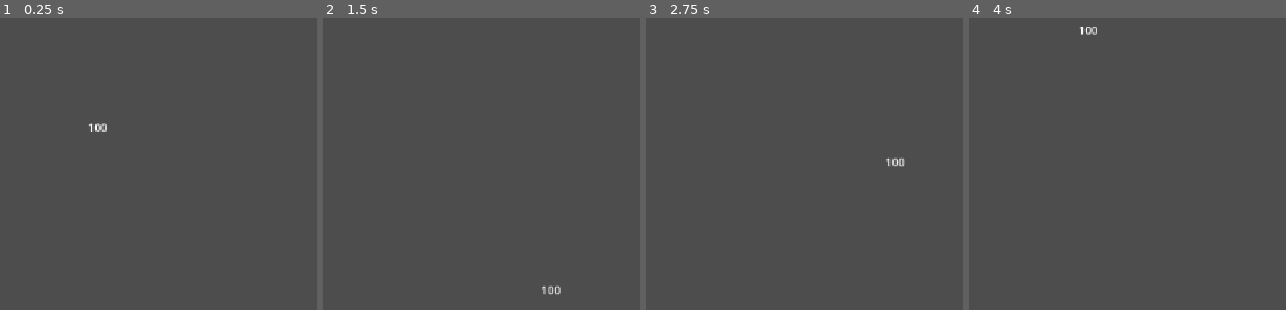
Above: before the commit, frames 1-4 (left to right).
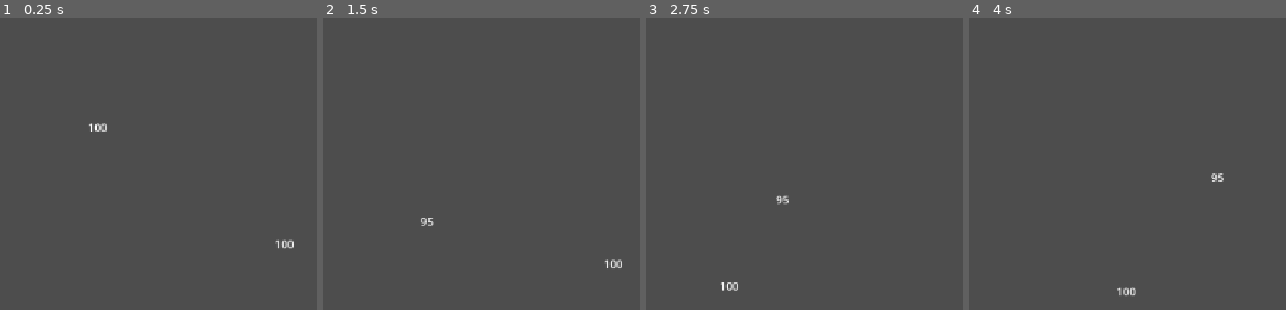
Above: after the commit, the same moments.

Repository: akiiris/ball-duels
Game: Godot game, scene res://scenes/main.tscn
Two runs of this game, one before a commit and one after it. Both use one fixed random seed, a clock stepped at 60 frames per second and the inputs below.
Inputs:
- Up to frame 1 (0.25 s): no input
- Up to frame 2 (1.5 s): no input
- Up to frame 3 (2.75 s): no input
- Up to frame 4 (4 s): no input

The runs differ from the first frame. In frame 1, 0.1% of the frame differs, in the area x 86-93%, y 75-80%; in frame 2, 0.3%; in frame 3, 0.3%, in the area x 23-82%, y 47-94%; in frame 4, 0.3%.

Commit message:
Add ball that does damage on contact

Diff:
--- a/scenes/ball/ball.gd
+++ b/scenes/ball/ball.gd
@@ -1,3 +1,4 @@
+class_name Ball
 extends CharacterBody2D
 
 var speed: float = 4.0
@@ -16,6 +17,13 @@
 	var collision_info: KinematicCollision2D = move_and_collide(movement_vector)
 	if collision_info:
 		movement_vector = movement_vector.bounce(collision_info.get_normal())
+		var collider = collision_info.get_collider()
+		if collider is Ball:
+			ball_collision(collider)
+
+
+func ball_collision(other_ball: Ball):
+	pass
 
 
 func update_health_text() -> void:
--- a/scenes/ball/ball.tscn
+++ b/scenes/ball/ball.tscn
@@ -3,10 +3,11 @@
 [ext_resource type="Script" uid="uid://dmyhiru1a17tt" path="res://scenes/ball/ball.gd" id="1_oqv3d"]
 
 [sub_resource type="CircleShape2D" id="CircleShape2D_cjddi"]
-radius = 30.0
+radius = 40.0
 
 [node name="Ball" type="CharacterBody2D" unique_id=464241686]
 collision_layer = 2
+collision_mask = 3
 script = ExtResource("1_oqv3d")
 
 [node name="Col" type="CollisionShape2D" parent="." unique_id=4406282]
--- /dev/null
+++ b/scenes/ball/types/contact_ball.gd
@@ -0,0 +1,6 @@
+extends Ball
+
+var damage: int = 5
+
+func ball_collision(other_ball: Ball):
+	other_ball.receive_hit(damage)
--- /dev/null
+++ b/scenes/ball/types/contact_ball.tscn
@@ -0,0 +1,25 @@
+[gd_scene format=3 uid="uid://dhfmbgopajif2"]
+
+[ext_resource type="Script" uid="uid://bxnkgmwcoymwe" path="res://scenes/ball/types/contact_ball.gd" id="1_ivm5q"]
+
+[sub_resource type="CircleShape2D" id="CircleShape2D_cjddi"]
+radius = 40.0
+
+[node name="ContactBall" type="CharacterBody2D" unique_id=1447695241]
+collision_layer = 2
+collision_mask = 3
+script = ExtResource("1_ivm5q")
+metadata/_custom_type_script = "uid://dmyhiru1a17tt"
+
+[node name="Col" type="CollisionShape2D" parent="." unique_id=1083688682]
+shape = SubResource("CircleShape2D_cjddi")
+metadata/_edit_lock_ = true
+
+[node name="HealthLabel" type="Label" parent="." unique_id=419430690]
+offset_left = -30.0
+offset_top = -30.0
+offset_right = 30.0
+offset_bottom = 30.0
+horizontal_alignment = 1
+vertical_alignment = 1
+metadata/_edit_lock_ = true
--- a/scenes/world.tscn
+++ b/scenes/world.tscn
@@ -2,6 +2,7 @@
 
 [ext_resource type="PackedScene" uid="uid://bnxrcf1bovwl4" path="res://scenes/arena.tscn" id="1_nnsk1"]
 [ext_resource type="PackedScene" uid="uid://brkr4u278k3fj" path="res://scenes/ball/ball.tscn" id="2_rwgxs"]
+[ext_resource type="PackedScene" uid="uid://dhfmbgopajif2" path="res://scenes/ball/types/contact_ball.tscn" id="3_4wyf3"]
 
 [node name="World" type="Node2D" unique_id=738565079]
 
@@ -13,3 +14,6 @@
 
 [node name="Ball" parent="." unique_id=464241686 instance=ExtResource("2_rwgxs")]
 position = Vector2(-123, -95)
+
+[node name="ContactBall" parent="." unique_id=1447695241 instance=ExtResource("3_4wyf3")]
+position = Vector2(146, 73)
Not shown, added: scenes/ball/types/contact_ball.gd.uid
